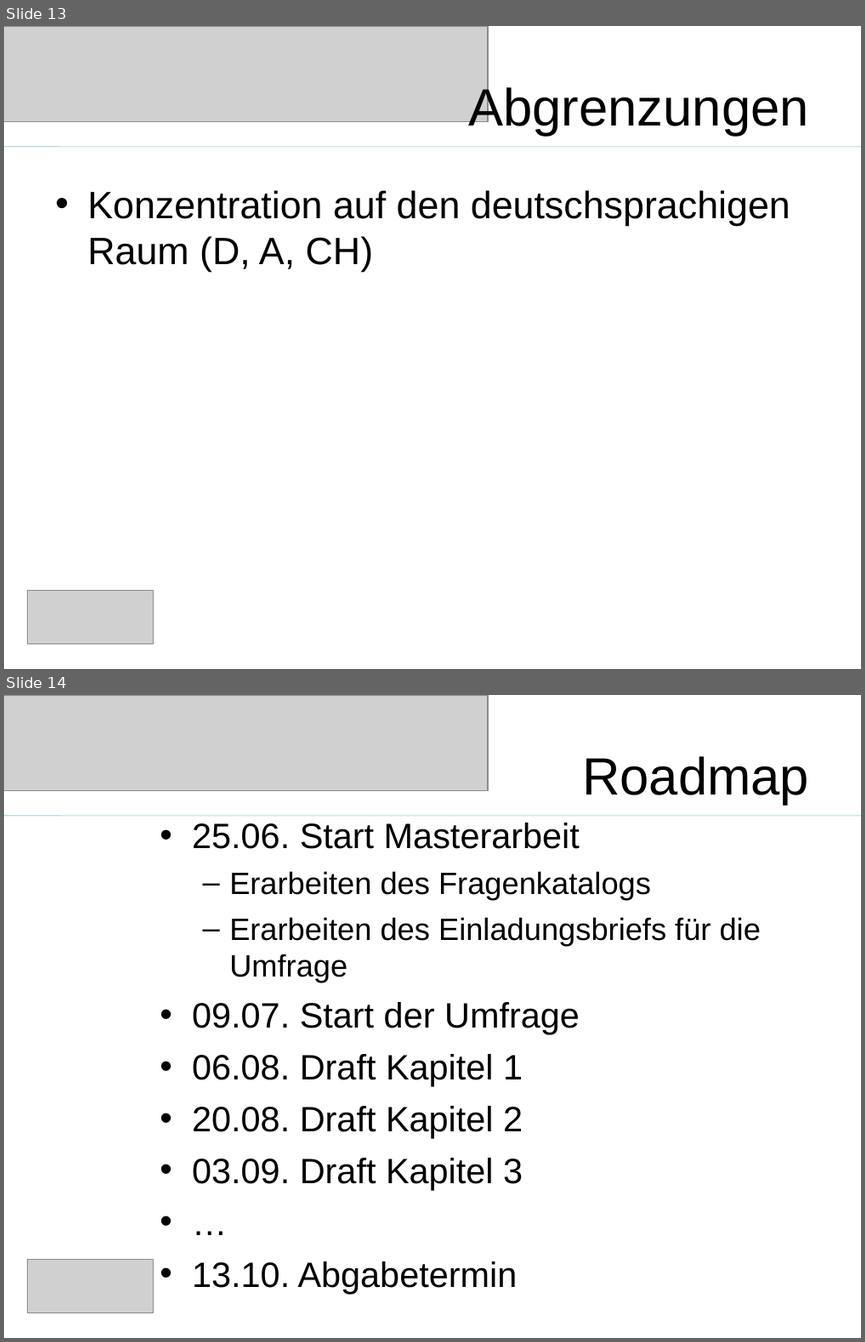
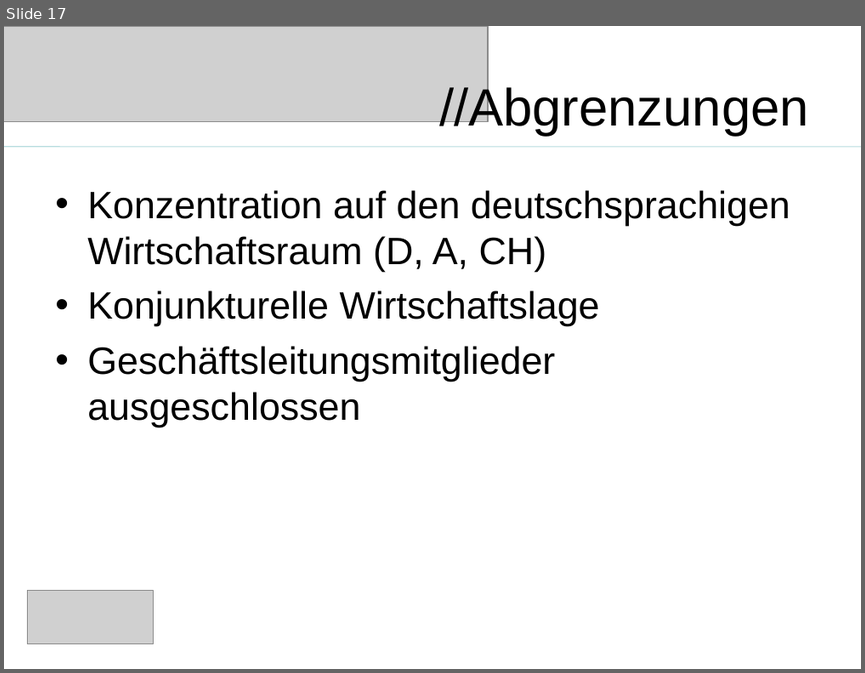
Before and after one commit to saw303/masterstudy, a slide deck: disposition/Präsentation.ppt. Shown one above the other, each under a label of ours: slides 13 and 14 before the commit, slide 17 after it. The pictures are 865x1342 and 865x673 pixels, drawn with LibreOffice and Linux fonts; fonts in the diff are those of the drawing; grey boxes stand for pictures. Boxes give left, top, right and bottom in pixels: in the first picture for what was removed or moved away, otherwise in the second. Text is boxed around its words. In the diff, an @@ line names an element or a change of style, - is before the commit and + after.

```diff
--- a/disposition/Präsentation.ppt
+++ b/disposition/Präsentation.ppt
@@ slide 14 removed at (4,695,861,1338), background #FFFFFF @@
@@ picture removed at (4,695,488,790) @@
@@ title removed at (582,756,809,805) @@
-Roadmap
@@ line removed from (4, 816) to (861, 816) @@
@@ text removed at (192,823,760,1293) @@
-• 25.06. Start Masterarbeit
-  – Erarbeiten des Fragenkatalogs
-  – Erarbeiten des Einladungsbriefs für die Umfrage
-• 09.07. Start der Umfrage
-• 06.08. Draft Kapitel 1
-• 20.08. Draft Kapitel 2
-• 03.09. Draft Kapitel 3
-• …
-• 13.10. Abgabetermin
@@ picture removed at (27,1259,153,1313) @@
@@ what was slide 13 is now slide 17 @@
@@ slide 17 changed as well @@
@@ title at (439,84,809,136): text changed @@
-Abgrenzungen
+//Abgrenzungen
@@ text at (87,190,790,427): text changed @@
-• Konzentration auf den deutschsprachigen Raum (D, A, CH)
+• Konzentration auf den deutschsprachigen Wirtschaftsraum (D, A, CH)
+• Konjunkturelle Wirtschaftslage
+• Geschäftsleitungsmitglieder ausgeschlossen
```
Also in this commit, not shown: 9 other slides changed, 8 slides added, 4 other slides removed, 1 other file.
